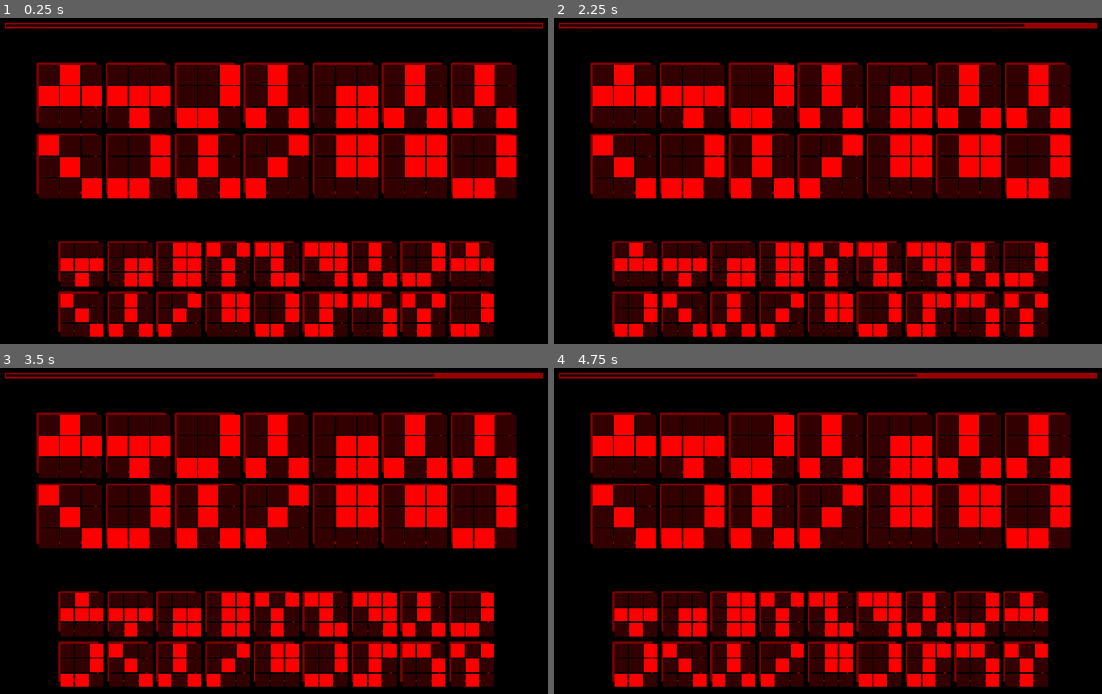
Above: before the commit, frames 1-4 (two rows, left to right).
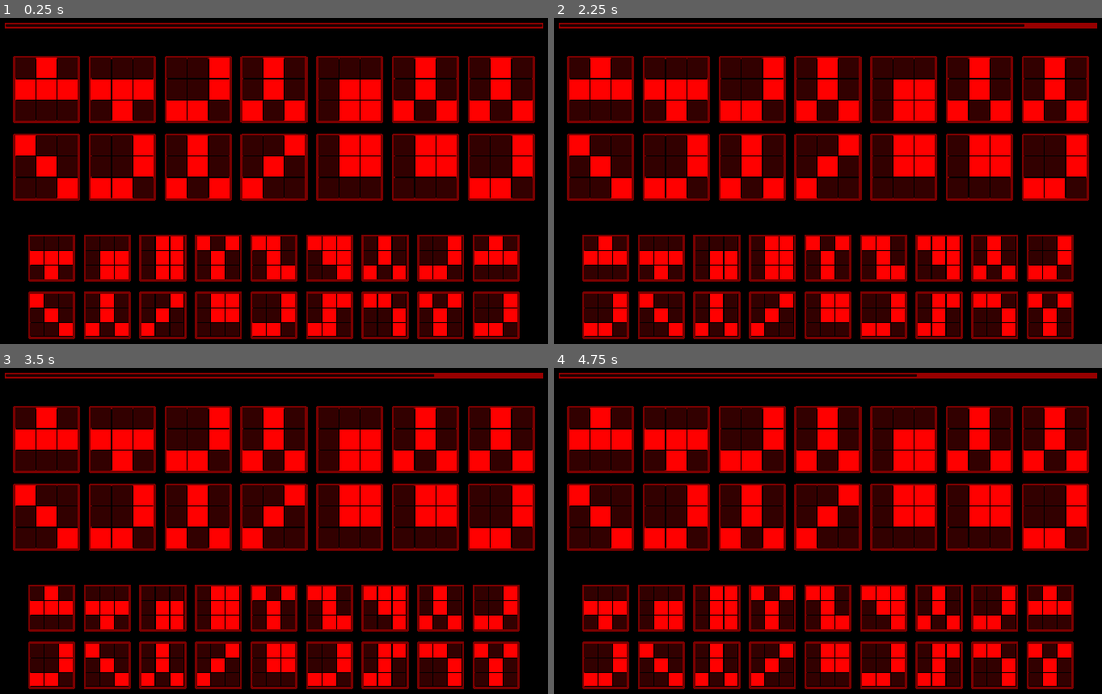
Above: after the commit, the same moments.

Repository: abarichello/gamine
Game: Godot game, scene res://scenes/Main.tscn
The game is run twice, just before and just after one commit, with the same random seed, the same clock (stepped at 60 frames per second) and the same inputs.
Inputs:
- Up to frame 1 (0.25 s): no input
- Up to frame 2 (2.25 s): tap Enter (ui_accept) at 0.5, 0.77, 1.25, 1.52, 2 s; hold Right (ui_right) 0.53-1.28 s; hold Down (ui_down) 1.28-2.03 s; hold Right (ui_right) from 2.03 s (still down)
- Up to frame 3 (3.5 s): tap Enter (ui_accept) at 2.75, 3.02 s; release Right (ui_right) at 2.78 s; hold Up (ui_up) from 2.78 s (still down)
- Up to frame 4 (4.75 s): tap Enter (ui_accept) at 3.5, 3.77, 4.25, 4.52 s; release Up (ui_up) at 3.53 s; hold Left (ui_left) from 3.53 s (still down)

The runs differ from the first frame. In frame 1, 42% of the frame differs, in the area x 2-98%, y 11-99%; in frame 2, 42%; in frame 3, 42%; in frame 4, 42%.

Commit message:
Frame padding

Diff:
--- a/game/scenes/Piece.tscn
+++ b/game/scenes/Piece.tscn
@@ -41,5 +41,7 @@
 mouse_default_cursor_shape = 0
 size_flags_horizontal = 3
 size_flags_vertical = 3
+custom_constants/vseparation = 3
+custom_constants/hseparation = 3
 columns = 3
-_sections_unfolded = [ "Anchor", "Axis Stretch", "Focus", "Hint", "Mouse", "Patch Margin", "Rect", "Size Flags" ]
+_sections_unfolded = [ "Anchor", "Axis Stretch", "Focus", "Grow Direction", "Hint", "Margin", "Material", "Mouse", "Patch Margin", "Pause", "Rect", "Size Flags", "Theme", "Visibility", "custom_constants" ]
--- a/game/scripts/Piece.gd
+++ b/game/scripts/Piece.gd
@@ -1,6 +1,7 @@
 extends Control
 
 const OFF_COLOR = Color(0.2, 0.2, 0.2)
+const padding = 20
 
 export (PackedScene) var Bit
 var serial
@@ -9,14 +10,13 @@
 func setup(id, size):
     self.id = id
     self.serial = get_serial(id)
-    self.rect_min_size = Vector2(size * 3, size * 3)
+    self.rect_min_size = Vector2(size * 3 + padding, size * 3 + padding)
 
     rect_pivot_offset = rect_min_size / 2
 
     for i in range(0, serial.length()):
         var bit = Bit.instance()
         bit.rect_min_size = Vector2(size, size)
-        bit.rect_size = Vector2(size, size)
 
         if str(self.serial)[i] == "0":
             bit.self_modulate = OFF_COLOR
